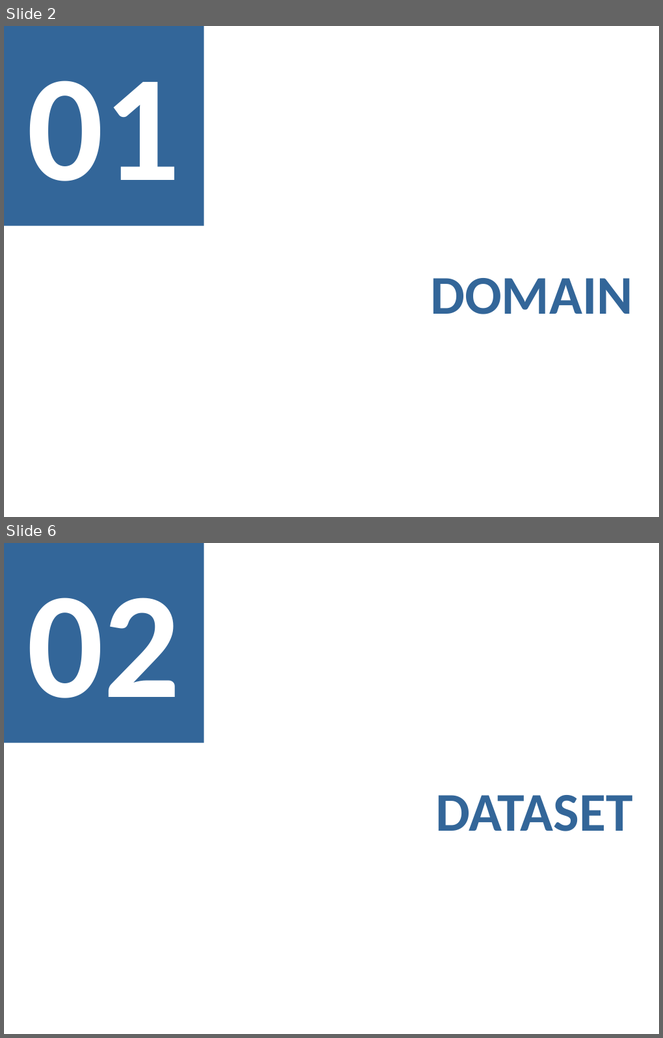
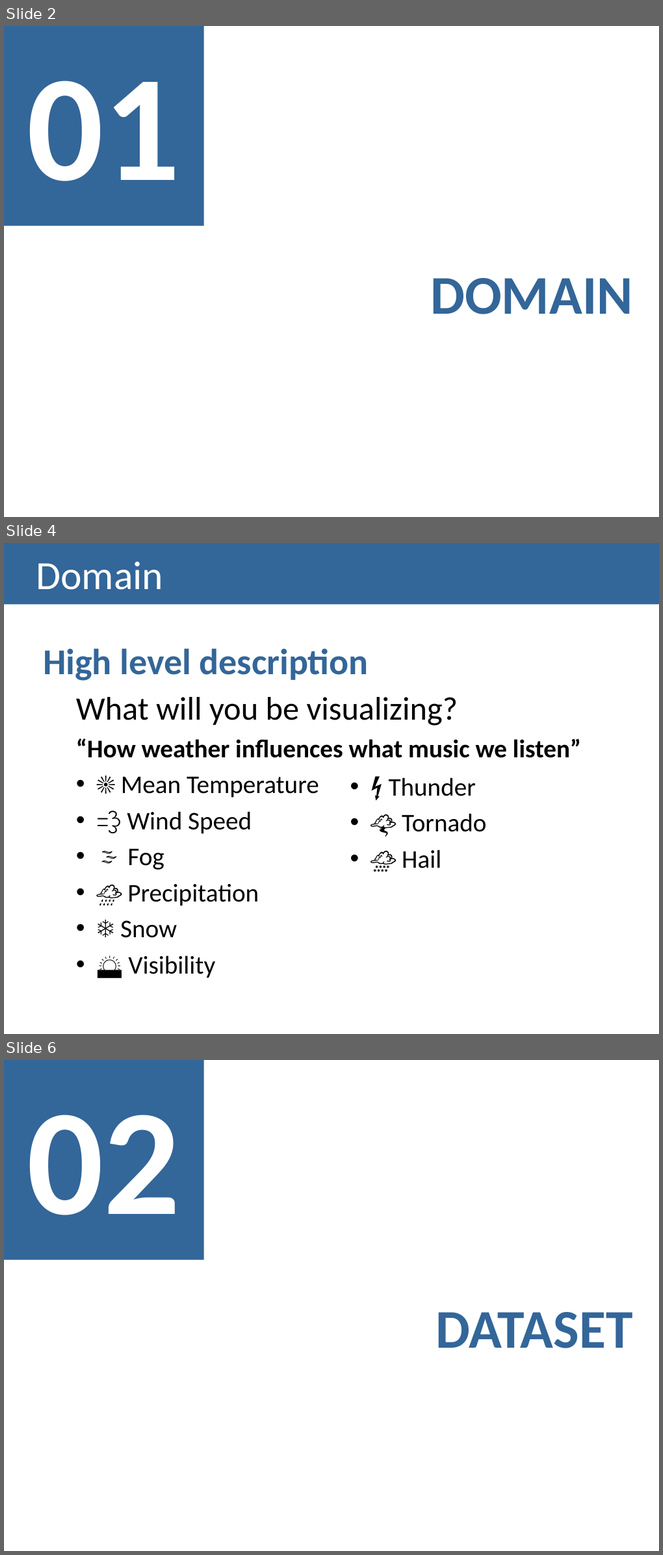
Before and after one commit to regouga/VI-MEIC-1819, a slide deck: Lab 02/Lab 02.pptx. Shown one above the other, each under a label of ours: slides 2 and 6 before the commit, slides 2, 4 and 6 after it; the slides between them are not shown. The pictures are 663x1038 and 663x1555 pixels, drawn with LibreOffice and Linux fonts; fonts in the diff are those of the drawing. Boxes give left, top, right and bottom in pixels: in the first picture for what was removed or moved away, otherwise in the second. Text is boxed around its words. In the diff, an @@ line names an element or a change of style, - is before the commit and + after.

```diff
--- a/Lab 02/Lab 02.pptx
+++ b/Lab 02/Lab 02.pptx
@@ slide 4 added at (4, 543, 659, 1034), background #FFFFFF @@
@@ title added at (4, 543, 659, 605), fill #336699, 44 pt, text #FFFFFF @@
+Domain
@@ text added at (43, 648, 581, 979), 28 pt, text #000000 @@
+High level description
+  What will you be visualizing?
+  “How weather influences what music we listen”
+  • ☀️ Mean Temperature
+  • 💨 Wind Speed
+  • 🌫 Fog
+  • 🌧 Precipitation
+  • ❄️ Snow
+  • 🌅 Visibility
@@ text added at (389, 778, 486, 869), 28 pt, text #000000 @@
+  • ⚡️ Thunder
+  • 🌪 Tornado
+  • 🌨 Hail
```
Also in this commit, not shown: 6 slides changed, 2 other slides added, 1 slide removed, 3 other files.
